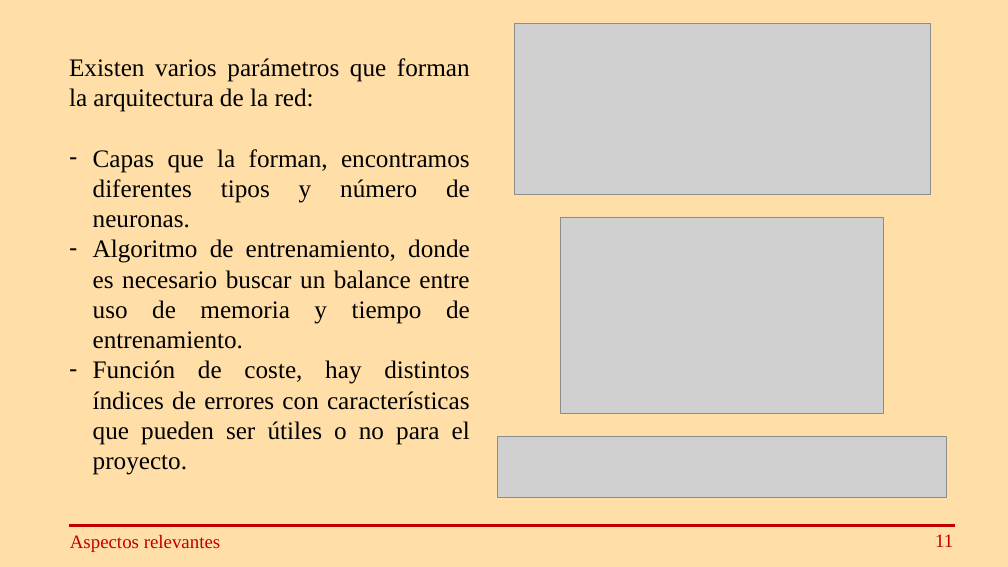
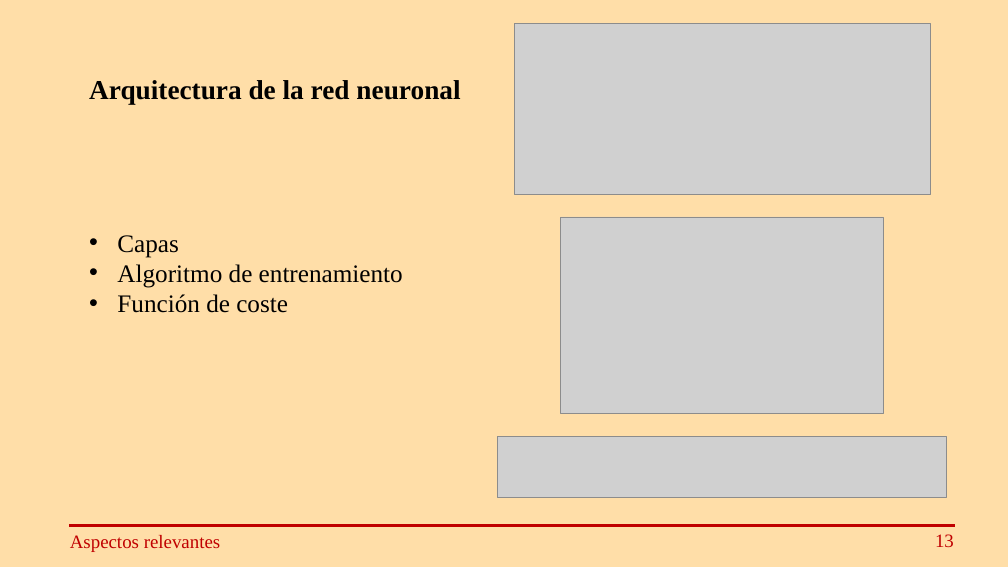
Before and after one commit to IsmaelMira/TFG, a slide deck: slide 15 of PresentacionTFG.pptx (slide 13 before the commit). Drawn at 1008x567 pixels with LibreOffice and Linux fonts; fonts in the diff are those of the drawing; grey boxes stand for pictures. Boxes give left, top, right and bottom in pixels: in the first picture for what was removed or moved away, otherwise in the second. Text is boxed around its words. In the diff, an @@ line names an element or a change of style, - is before the commit and + after.

```diff
--- a/PresentacionTFG.pptx
+++ b/PresentacionTFG.pptx
@@ text added at <box>89,80,460,104</box>, 26 pt, text #000000, bold @@
+  Arquitectura de la red neuronal
@@ text at <box>117,235,403,313</box>: text changed @@
-Existen varios parámetros que forman la arquitectura de la red:
-– Capas que la forman, encontramos diferentes tipos y número de neuronas.
-– Algoritmo de entrenamiento, donde es necesario buscar un balance entre uso de memoria y tiempo de entrenamiento.
-– Función de coste, hay distintos índices de errores con características que pueden ser útiles o no para el proyecto.
+• Capas
+• Algoritmo de entrenamiento
+• Función de coste
@@ text at <box>935,534,954,547</box>: text changed @@
-11
+13
```
Also in this commit, not shown: 18 other slides changed, 5 slides added, 4 other files.
